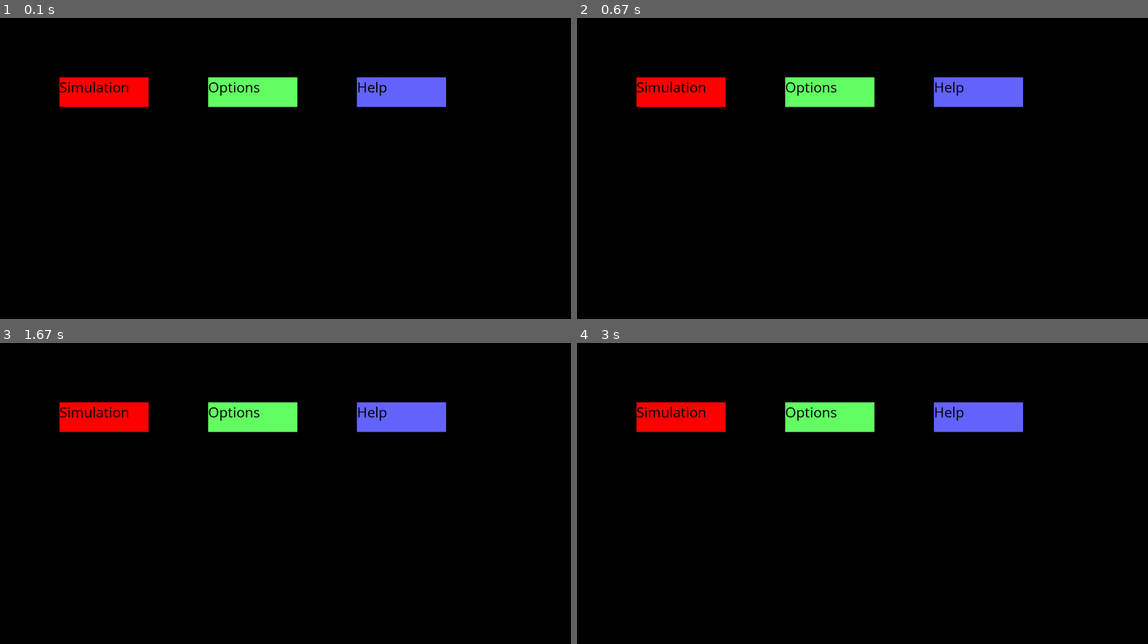
Above: before the commit, frames 1-4 (two rows, left to right).
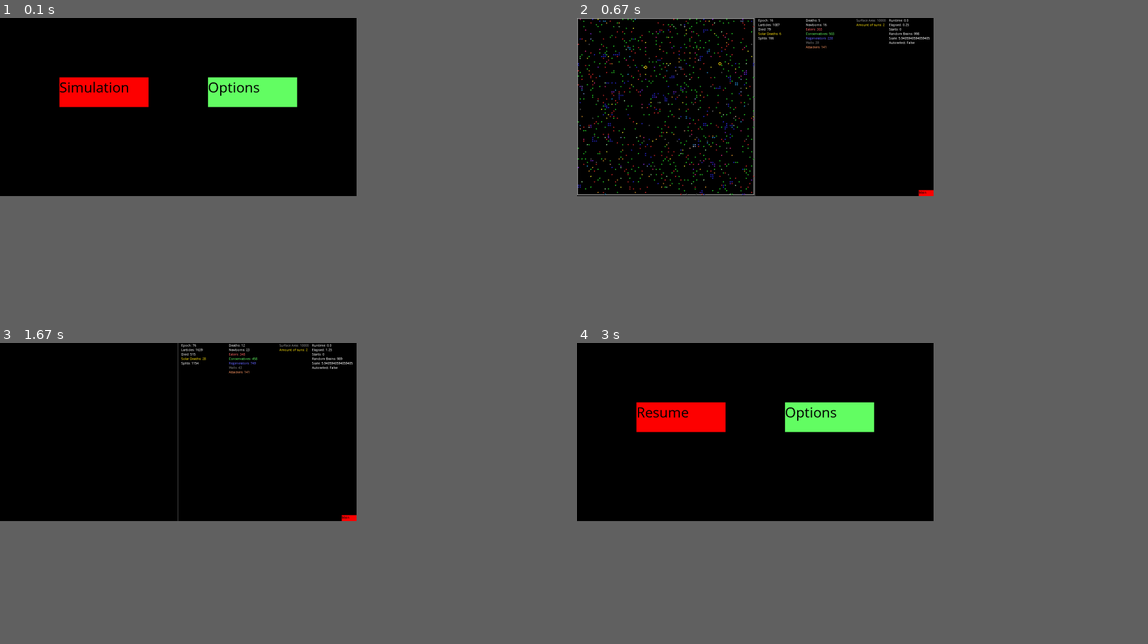
Above: after the commit, the same moments.

Repository: radijsdude/Larticles
Game: pygame game, started from GUI.py
Two runs of this game, one before a commit and one after it. Both use one fixed random seed, a clock stepped at 60 frames per second and the inputs below.
Inputs:
- Up to frame 1 (0.1 s): no input
- Up to frame 2 (0.67 s): tap Enter at 0.33 s
- Up to frame 3 (1.67 s): hold Enter 0.67-1.13 s; hold Down 0.67-1.13 s; hold Down 1.17-1.63 s
- Up to frame 4 (3 s): hold Left 1.67-2.13 s; tap Keypad Enter at 1.82 s; hold Up 2.17-2.63 s; hold Right from 2.67 s (still down)
The window is 900x475 before the commit and 562x281 after it. Grey fills any space a smaller window leaves; there, only what the larger window draws over its background counts as a difference.

The runs differ from the first frame. In frame 1, 1.8% of the frame differs, in the area x 10-79%, y 19-30%; in frame 2, 6.9%, in the area x 0-79%, y 0-60%; in frame 3, 5.2%; in frame 4, 2.0%.

Commit message:
Add files via upload

Diff:
--- a/GUI.py
+++ b/GUI.py
@@ -549,6 +549,12 @@
                         else:
                             pygame.display.set_mode(self.display.get_size(),pygame.RESIZABLE)
 
+                    elif event.key == pygame.K_RETURN:
+                        if self.simulation == None:
+                            self.simulation = Simulation(self.display, self.clock)
+
+                        self.simulation.Simulation_run()
+
                 if event.type == pygame.MOUSEBUTTONDOWN:
                     if event.button == 1:
                         mx, my = pygame.mouse.get_pos()
--- a/Simulation.py
+++ b/Simulation.py
@@ -796,7 +796,7 @@
         body.frozen = False
 
 
-    if not body.colour == body_colour_inactive:
+    if body.attacking:
         t = body_suffer * (1 + body.health / body_health_bar)
         body.body_drain = abs(t)
         body.health += t
@@ -1382,8 +1382,7 @@
                             dx, dy = int(x - direction[0]), int(y - direction[1])
                             ldir = []
                             for i in body_directions:
-                                if i != direction:
-                                    ldir.append(i)
+                                ldir.append(i)
                         dx, dy = recalc_grid(dx, dy)
 
                         if t == None:
@@ -1891,7 +1890,7 @@
             textsurface = myfont12.render(str(prop) + ': ' + str(properties[prop]), False, (250, 250, 250))
             Pygame_display.blit(textsurface, (pygame_windows_size[1] + 20, dy + (i + 1) * 15))
 
-        r = 225
+        r = int(constant_screensize_y / 4)
         t = len(brain.neurons)
         tt = 0
         tttt = 0
--- a/constants.py
+++ b/constants.py
@@ -55,7 +55,7 @@
 
 print('brain size: ', len(brain_all_neuron_names))
 
-constant_screensize_x,constant_screensize_y = [1920, 1015]
+constant_screensize_x,constant_screensize_y = [1200, 600]
 
 
 constant_grid_size = 100
@@ -69,18 +69,18 @@
 
 handler_random_mutationrate = 1
 handler_mutationrate = 95
-handler_amount_larticles = int(constant_grid_size ** (2) / 10)
+handler_amount_larticles = int(constant_grid_size ** (2) / (int(constant_grid_size / 10)))
 handler_click_error = 0.8
 handler_random_larticles_amount = 300
 handler_death_at_birth = 2  # %
 
 neuron_learningrate = 0.5
-neurons_connectiondepth = 5
+neurons_connectiondepth = 4
 
 body_health_bar = 500
 body_max_health = 3 * body_health_bar
-body_suffer = 0.05
-body_splitrate_red = 2
+body_suffer = -1
+body_splitrate_red = 1.4
 body_splitrate_attacker = 1
 body_eat_damage = body_health_bar / 2
 body_attack_damage = body_eat_damage
@@ -100,6 +100,6 @@
 body_colour_attacking_else = [1, 1, 0]
 body_colour_wall = [0.3, 0.3, 0.3]
 
-testing = False
+testing = True
 
 body_directions = [(1, 0), (0, 1), (-1, 0), (0, -1)]
